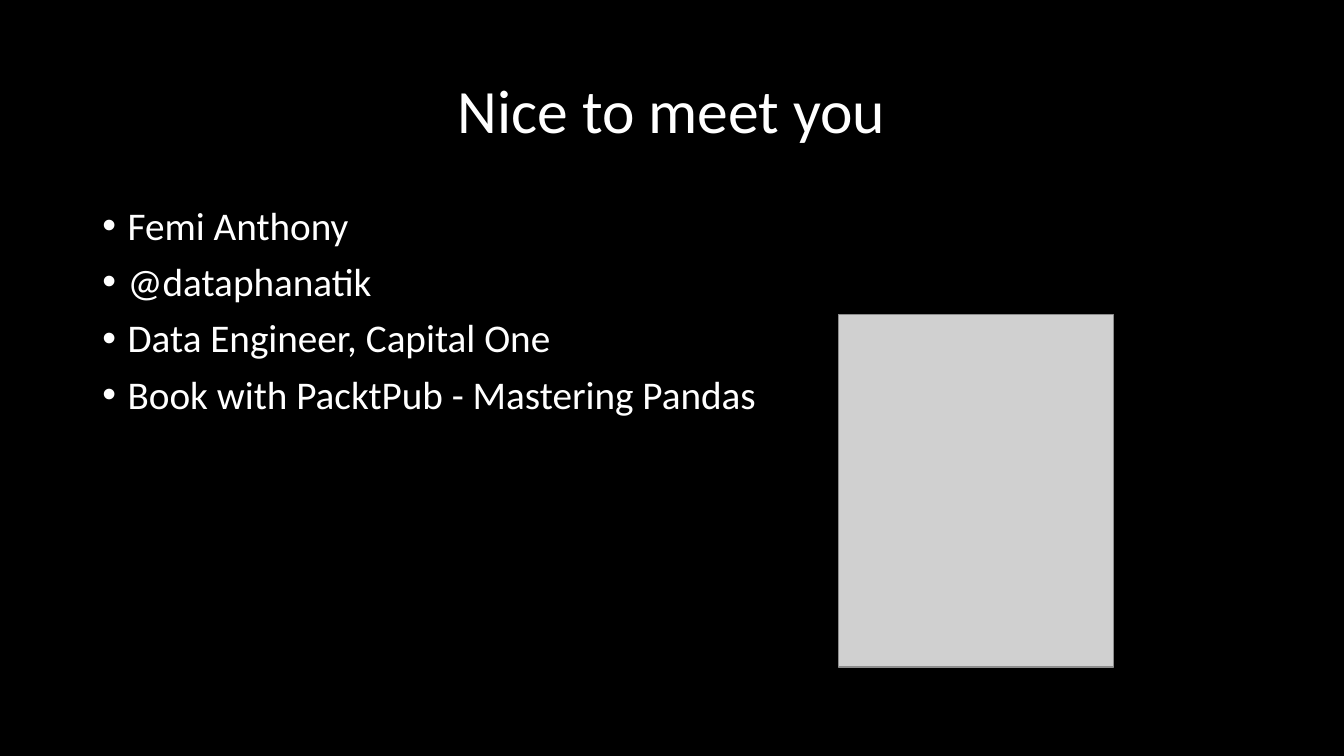
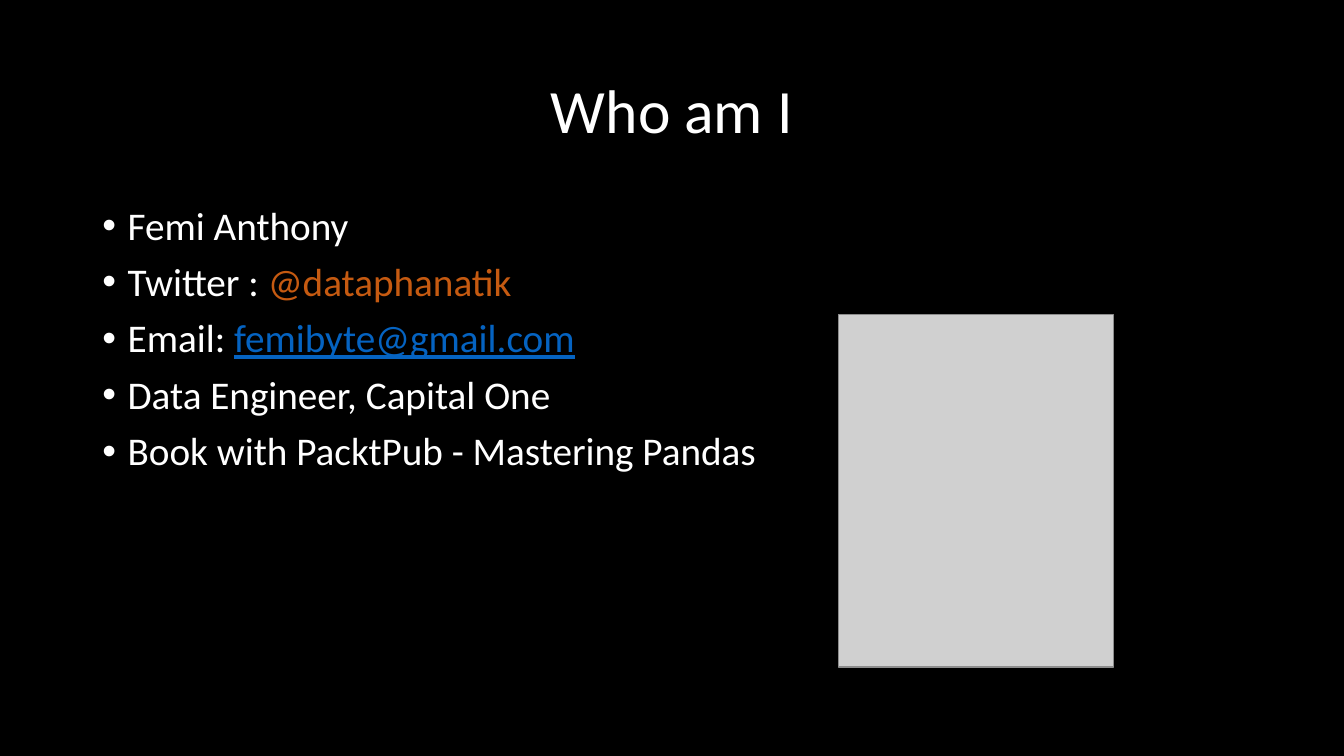
Before and after one commit to femibyte/data-eng, a slide deck: slide 2 of PyData2016-DataPipelinesCloud.pptx. Drawn at 1344x756 pixels with LibreOffice and Linux fonts; fonts in the diff are those of the drawing; grey boxes stand for pictures. Boxes give left, top, right and bottom in pixels: in the first picture for what was removed or moved away, otherwise in the second. Text is boxed around its words. In the diff, an @@ line names an element or a change of style, - is before the commit and + after.

```diff
--- a/PyData2016-DataPipelinesCloud.pptx
+++ b/PyData2016-DataPipelinesCloud.pptx
@@ title at <box>551,90,792,134</box>: text changed @@
-Nice to meet you
+Who am I
@@ text at <box>128,268,575,359</box>: text changed; text colour #FFFFFF to #0563C1 @@
-• @dataphanatik
+• Twitter : @dataphanatik
+• Email: femibyte@gmail.com
```
Also in this commit, not shown: 9 other slides changed, 4 slides added.
